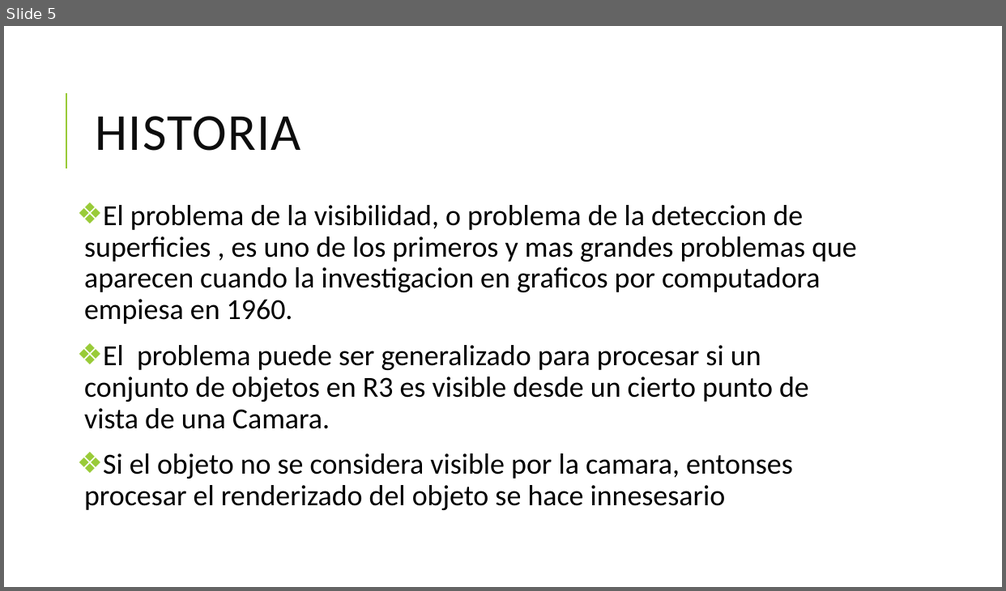
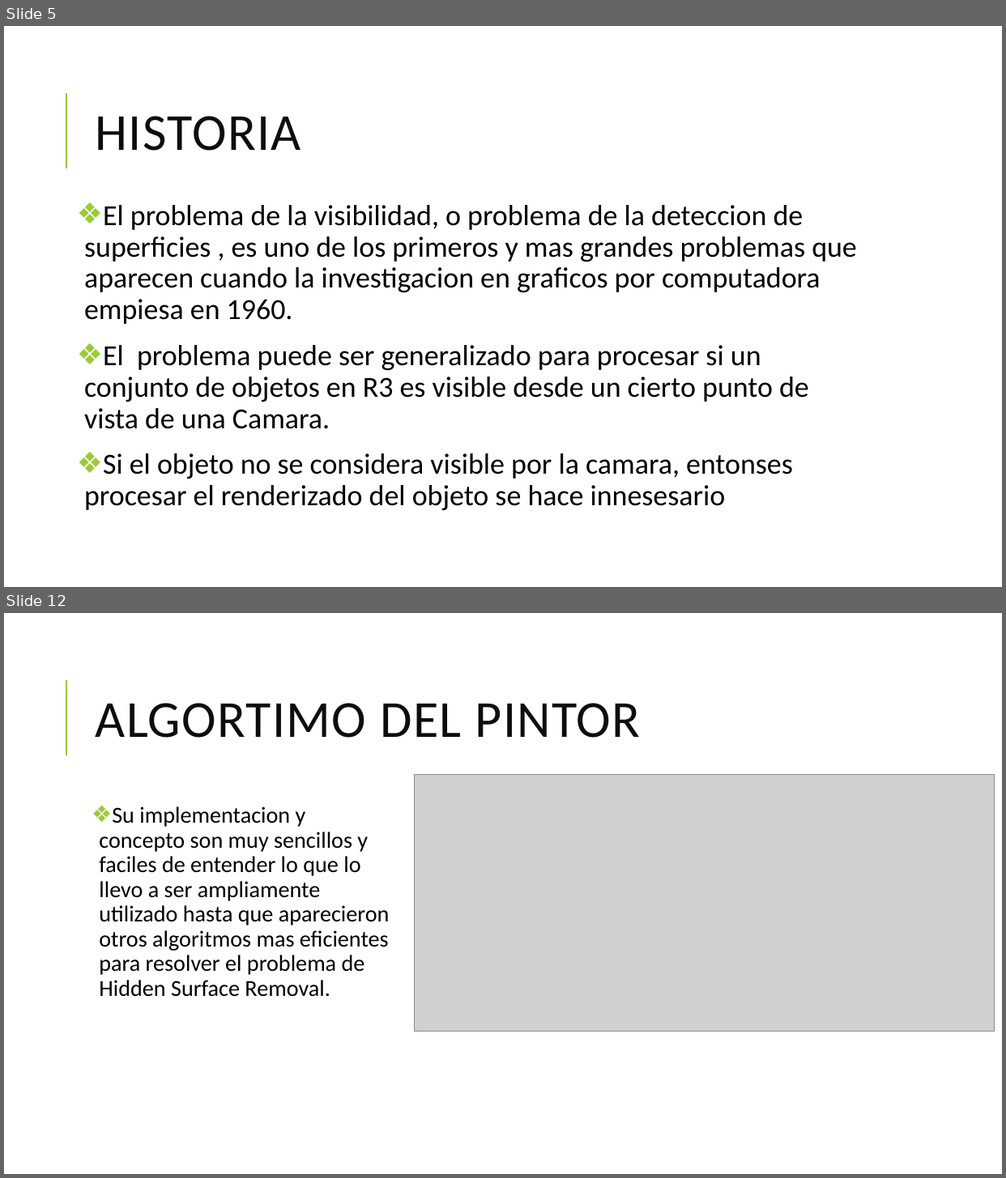
Before and after one commit to MogGy94/paintersAlg, a slide deck: ALGOritmo del Pintor.pptx. Shown one above the other, each under a label of ours: slide 5 before the commit, slides 5 and 12 after it; the slides between them are not shown. The pictures are 1006x591 and 1006x1178 pixels, drawn with LibreOffice and Linux fonts; fonts in the diff are those of the drawing; grey boxes stand for pictures. Boxes give left, top, right and bottom in pixels: in the first picture for what was removed or moved away, otherwise in the second. Text is boxed around its words. In the diff, an @@ line names an element or a change of style, - is before the commit and + after.

```diff
--- a/ALGOritmo del Pintor.pptx
+++ b/ALGOritmo del Pintor.pptx
@@ slide 12 added at [4,613,1002,1174], background #FFFFFF; not listed: 1 template element that a slide beside it also shows @@
@@ title added at [96,703,641,738], 50 pt, text #0D0D0D @@
+ALGORTIMO DEL PINTOR
@@ picture added at [414,775,995,1032] @@
@@ text added at [99,807,390,997], 22 pt, text #000000 @@
+❖ Su implementacion y concepto son muy sencillos y faciles de entender lo que lo llevo a ser ampliamente utilizado hasta que aparecieron otros algoritmos mas eficientes para resolver el problema de Hidden Surface Removal.
```
Also in this commit, not shown: 1 slide changed, 7 other slides added, 14 other files.
